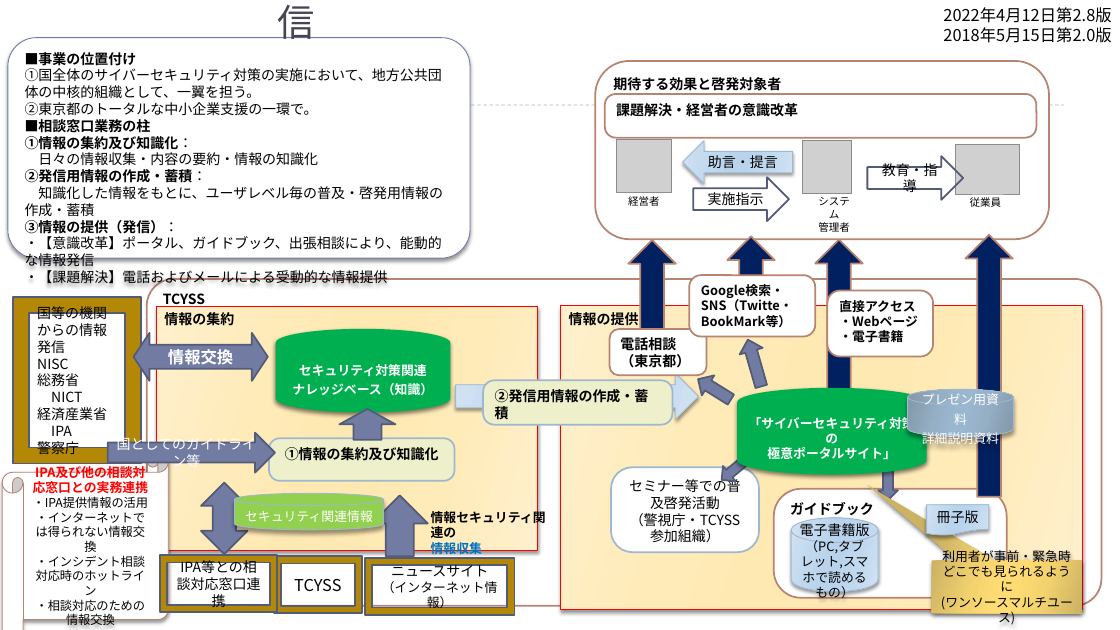
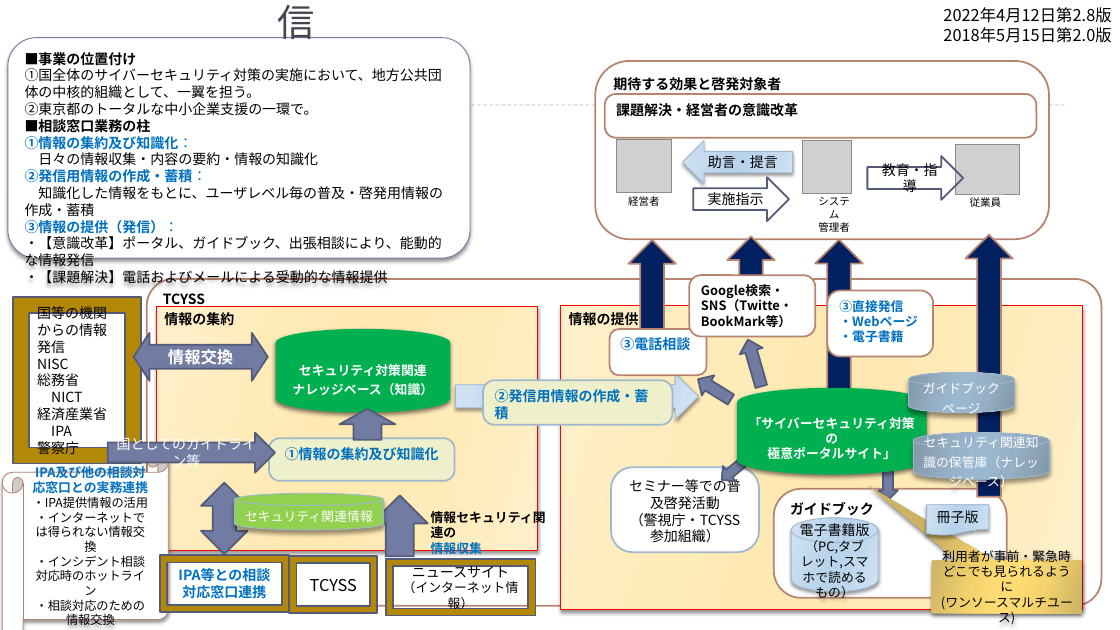
Before and after one commit to BlueMoon55/Presentation_Doc, a slide deck: slide 1 of Cyber/TCYSSでの情報収集・蓄積と発信.pptx. Drawn at 1120x630 pixels with LibreOffice and Linux fonts; fonts in the diff are those of the drawing; grey boxes stand for pictures. Boxes give left, top, right and bottom in pixels: in the first picture for what was removed or moved away, otherwise in the second. Text is boxed around its words. In the diff, an @@ line names an element or a change of style, - is before the commit and + after.

```diff
--- a/Cyber/TCYSSでの情報収集・蓄積と発信.pptx
+++ b/Cyber/TCYSSでの情報収集・蓄積と発信.pptx
@@ text in rounded rectangle at [25, 136, 207, 234]: text colour #000000 to #0070C0 in "①情報の集約及び知識化：", "②発信用情報の作成・蓄積：", "③情報の提供（発信）：" @@
@@ text in rounded rectangle at [839, 300, 903, 312]: text changed; text colour #000000 to #0070C0 @@
-直接アクセス
+③直接発信
@@ text in rounded rectangle at [839, 315, 918, 343]: text colour #000000 to #0070C0 in "・Webページ", "・電子書籍" @@
@@ text in rounded rectangle at [620, 336, 690, 354]: text changed; text colour #000000 to #0070C0 @@
-電話相談
-（東京都）
+③電話相談
@@ rounded rectangle "②発信用情報の作成・蓄積" at [483, 381, 672, 425]: text colour #000000 to #0070C0 @@
@@ cylinder "ガイドブックページ": place and size @@
-cylinder "ガイドブックページ" at [907, 389, 1013, 436]
+cylinder "ガイドブックページ" at [909, 372, 1015, 413]
@@ text in cylinder at [923, 382, 1000, 417]: text changed @@
-プレゼン用資料
-詳細説明資料
+ガイドブックページ
@@ rounded rectangle "①情報の集約及び知識化" at [269, 439, 455, 481]: text colour #000000 to #0070C0 @@
@@ cylinder added at [913, 433, 1049, 479], fill gradient #8297A8 to #96B0C6 to #9BB8D1, outline #9FB8CD 0.75 pt, 11 pt, text #FFFFFF @@
+セキュリティ関連知識の保管庫（ナレッジベース）
@@ horizontal scroll "IPA及び他の相談対応窓口との実務連携" at [3, 452, 169, 630]: text colour #FF0000 to #0070C0 in "IPA及び他の相談対応窓口との実務連携" @@
@@ frame "IPA等との相談対応窓口連携": place and size @@
-frame "IPA等との相談対応窓口連携" at [160, 555, 277, 613]
+frame "IPA等との相談対応窓口連携" at [160, 555, 289, 613]
@@ frame "IPA等との相談対応窓口連携" at [160, 555, 289, 613]: text colour #000000 to #0070C0, bold on @@
@@ frame "TCYSS": place and size @@
-frame "TCYSS" at [274, 556, 362, 613]
+frame "TCYSS" at [290, 556, 378, 613]
@@ frame "ニュースサイト": place and size @@
-frame "ニュースサイト" at [365, 558, 515, 615]
+frame "ニュースサイト" at [386, 559, 535, 616]
```
Also in this commit, not shown: 1 other file.
